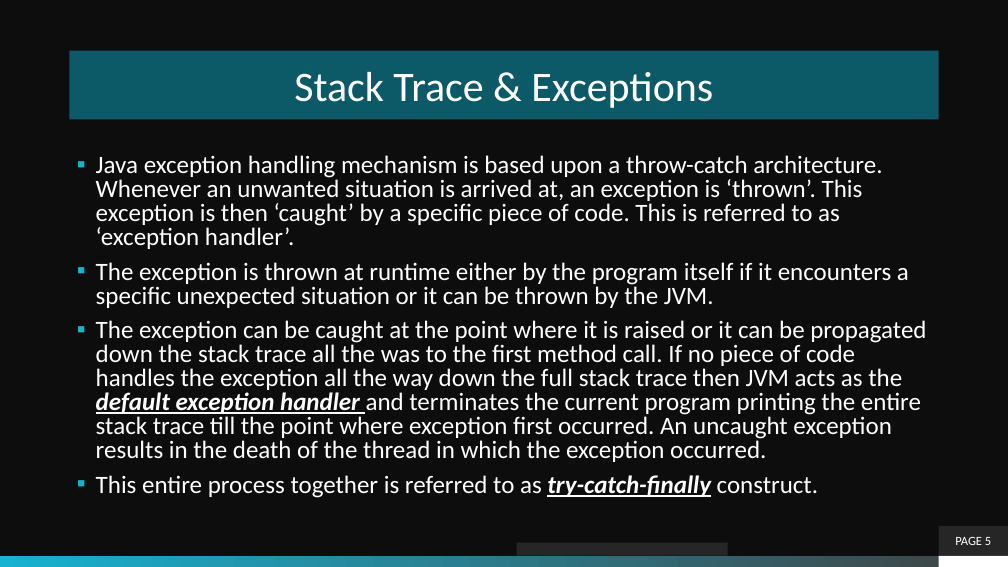
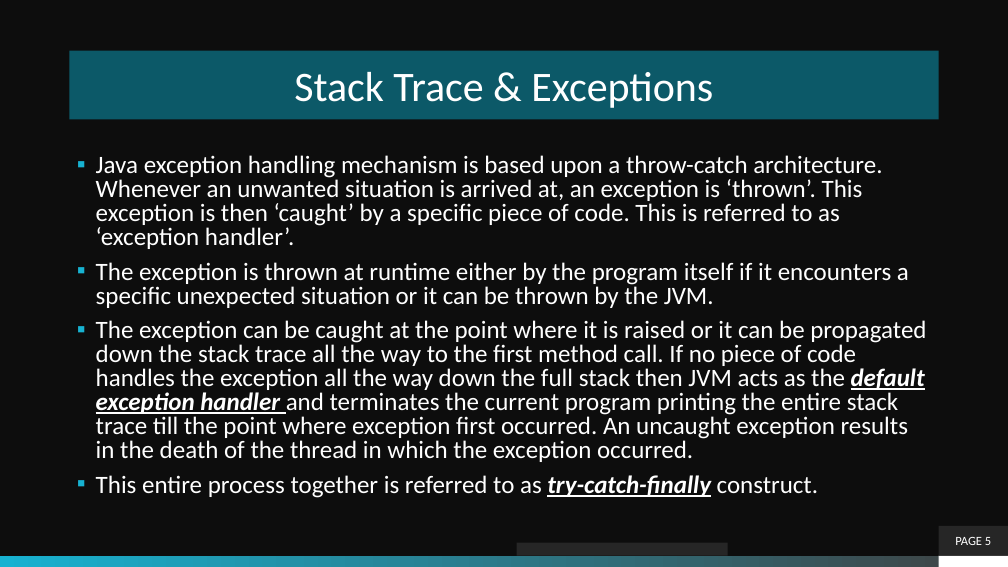
Before and after one commit to theLeonidas/Courses, a slide deck: slide 5 of courseMaterial/Exceptions/Exceptions.pptx. Drawn at 1008x567 pixels with LibreOffice and Linux fonts; fonts in the diff are those of the drawing; background and template pictures are left out. Boxes give left, top, right and bottom in pixels: in the first picture for what was removed or moved away, otherwise in the second. Text is boxed around its words. In the diff, an @@ line names an element or a change of style, - is before the commit and + after.

Commit message:
Committing changes for Exceptions.

```diff
--- a/courseMaterial/Exceptions/Exceptions.pptx
+++ b/courseMaterial/Exceptions/Exceptions.pptx
@@ text at box(96, 320, 926, 462): text changed @@
-▪ The exception can be caught at the point where it is raised or it can be propagated down the stack trace all the was to the first method call. If no piece of code handles the exception all the way down the full stack trace then JVM acts as the default exception handler and terminates the current program printing the entire stack trace till the point where exception first occurred. An uncaught exception results in the death of the thread in which the exception occurred.
+▪ The exception can be caught at the point where it is raised or it can be propagated down the stack trace all the way to the first method call. If no piece of code handles the exception all the way down the full stack then JVM acts as the default exception handler and terminates the current program printing the entire stack trace till the point where exception first occurred. An uncaught exception results in the death of the thread in which the exception occurred.
```
Also in this commit, not shown: 6 other slides changed, 8 slides added, 9 slides removed, 8 other files.
